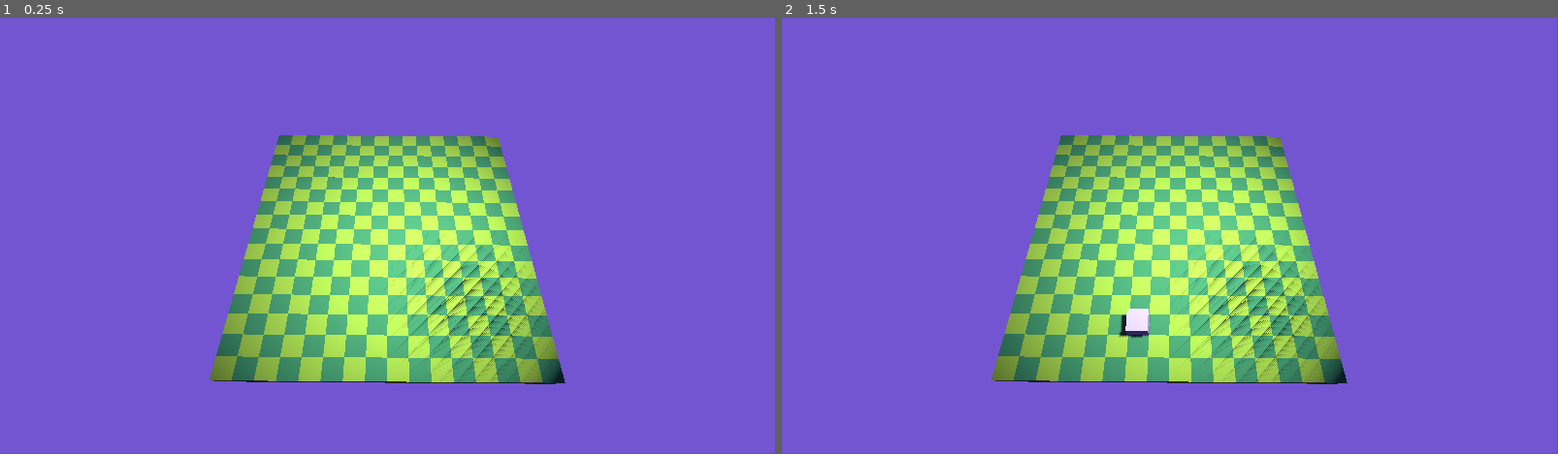
Above: before the commit, frames 1-2 (left to right).
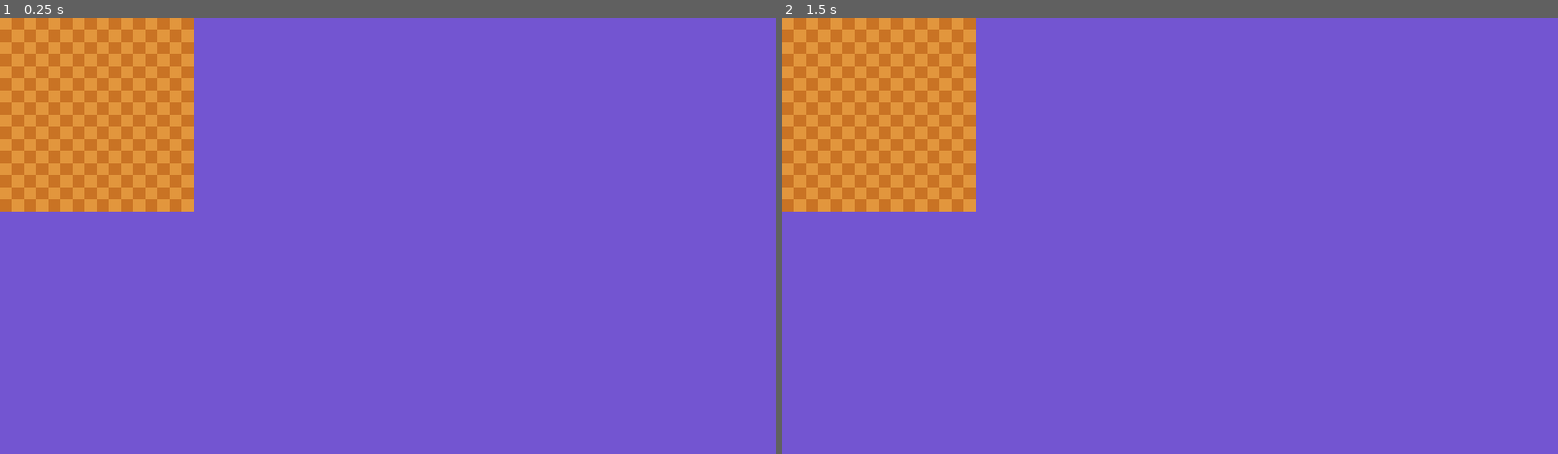
Above: after the commit, the same moments.

Repository: TobiMercader/Iterative-Mushburg
Game: Godot game, scene res://scenes/World.tscn
Two runs of this game, one before a commit and one after it. Both use one fixed random seed, a clock stepped at 60 frames per second and the inputs below.
Inputs (mouse positions are in pixels of both pictures, inside the frame that each line leads up to):
- Up to frame 1 (0.25 s): no input
- Up to frame 2 (1.5 s): tap Enter at 0.5 s; move the mouse to (1131, 323) at 0.52 s; click (1131, 323) at 0.6 s; tap Space at 1.25 s; move the mouse to (1402, 301) at 1.27 s; tap 1 at 1.35 s
In our replay, the window is 799x449 before the commit and 800x450 after it. These sizes can differ from the game's own. Grey fills any space a smaller window leaves; there, only what the larger window draws over its background counts as a difference.

The runs differ from the first frame. In frame 1, 32% of the frame differs, in the area x 0-73%, y 0-84%; in frame 2, 32%.

Commit message:
Changed gridmap by tilemap.
changed the gridmap by the tilemap and change the terrain generator to generate tiles instead of grids.

Diff:
--- a/Scripts/TerrainGenerator.gd
+++ b/Scripts/TerrainGenerator.gd
@@ -3,7 +3,7 @@
 var size = 16
 var grid: Array
 
-@onready var gridmap = $".."
+@onready var tilemap = $".."
 
 func _ready():
 		for y in size:
@@ -15,9 +15,9 @@
 
 		for y in size:
 			for x in size:
-				var atlas
+				var atlas: Vector2i
 				if  x % 2 == 1 and y % 2 == 1 or x % 2 == 0 and y % 2 == 0:
-					atlas = 0
+					atlas = Vector2i(0, 0)
 				else:
-					atlas = 1
-				gridmap.set_cell_item(Vector3i(x, 0, y), atlas)
+					atlas = Vector2i(1, 0)
+				tilemap.set_cell(0, Vector2i(x, y), 0, atlas)
--- a/project.godot
+++ b/project.godot
@@ -18,6 +18,13 @@
 [autoload]
 
 GameState="*res://Scripts/game_state.gd"
+
+[display]
+
+window/size/viewport_width=512
+window/size/viewport_height=288
+window/size/window_width_override=1024
+window/size/window_height_override=576
 
 [input]
 
--- a/scenes/World.tscn
+++ b/scenes/World.tscn
@@ -1,9 +1,9 @@
-[gd_scene load_steps=6 format=3 uid="uid://tqwffp2sn7v4"]
+[gd_scene load_steps=8 format=3 uid="uid://tqwffp2sn7v4"]
 
 [ext_resource type="Script" path="res://Scripts/BuilderNode.gd" id="1_rnwa5"]
 [ext_resource type="Script" path="res://scenes/WorldCamera.gd" id="1_v0qsb"]
 [ext_resource type="Script" path="res://Scripts/TerrainGenerator.gd" id="2_5jump"]
-[ext_resource type="MeshLibrary" uid="uid://dhegcqvhitoh5" path="res://resources/MeshLibrary.tres" id="2_gmk42"]
+[ext_resource type="Texture2D" uid="uid://s2coxt7fys38" path="res://assets/it_mb tileset square.png" id="2_c0uca"]
 
 [sub_resource type="Environment" id="Environment_4ix2a"]
 background_mode = 1
@@ -11,6 +11,16 @@
 background_energy_multiplier = 1.4
 fog_sun_scatter = 0.75
 fog_density = 0.0003
+
+[sub_resource type="TileSetAtlasSource" id="TileSetAtlasSource_chsvo"]
+texture = ExtResource("2_c0uca")
+0:0/0 = 0
+1:0/0 = 0
+0:1/0 = 0
+1:1/0 = 0
+
+[sub_resource type="TileSet" id="TileSet_ss1d8"]
+sources/0 = SubResource("TileSetAtlasSource_chsvo")
 
 [node name="WorldNode" type="Node3D"]
 
@@ -27,16 +37,16 @@
 spot_angle = 35.0
 
 [node name="WorldCamera" type="Camera3D" parent="."]
-transform = Transform3D(0.999976, -0.00698126, 2.73445e-09, 0.00349063, 0.499988, 0.866025, -0.00604595, -0.866004, 0.5, 7.96942, 15.3249, 16.6813)
+transform = Transform3D(0.999982, 0, 0, 0, 0.500037, 0, 0, 0, 0, 256, 144, 0)
 script = ExtResource("1_v0qsb")
 
 [node name="RayCast3D" type="RayCast3D" parent="WorldCamera"]
 transform = Transform3D(1, 0, -2.32831e-10, -4.65661e-10, 1, -2.98023e-08, 0, 2.98023e-08, 1, 0, 0, 0)
 
-[node name="GridMap" type="GridMap" parent="."]
-mesh_library = ExtResource("2_gmk42")
-cell_size = Vector3(1, 1, 1)
-bake_navigation = true
+[node name="GridMap" type="TileMap" parent="."]
+tile_set = SubResource("TileSet_ss1d8")
+format = 2
+layer_0/tile_data = PackedInt32Array(0, 65536, 0, 131072, 65536, 0, 262144, 65536, 0, 393216, 65536, 0, 524288, 65536, 0, 655360, 65536, 0, 786432, 65536, 0, 917504, 65536, 0)
 metadata/_editor_floor_ = Vector3(0, 3, 0)
 
 [node name="TerrainGenerator" type="Node3D" parent="GridMap"]
--- a/scenes/WorldCamera.gd
+++ b/scenes/WorldCamera.gd
@@ -1,4 +1,6 @@
 extends Camera3D
+#we have to change it to a 2d camera
+
 
 @onready var world = $".."
 
Binary file added: assets/it_mb tileset square.png
Not shown, added: assets/it_mb tileset square.png.import
Not shown: 6 places in resources/MeshLibrary.tres that only renumber resources
